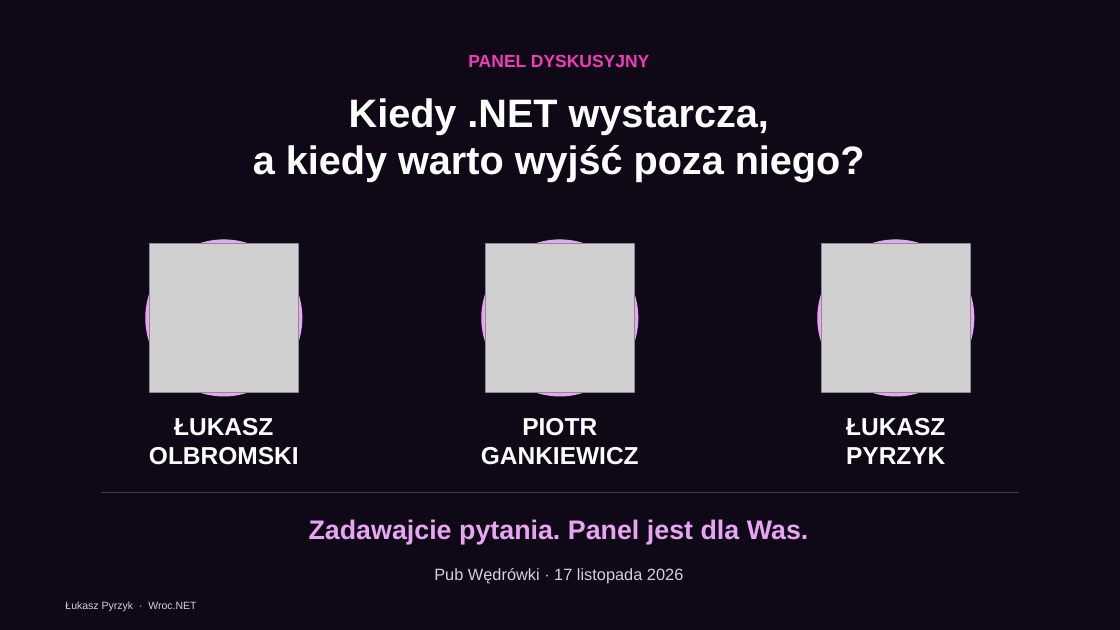
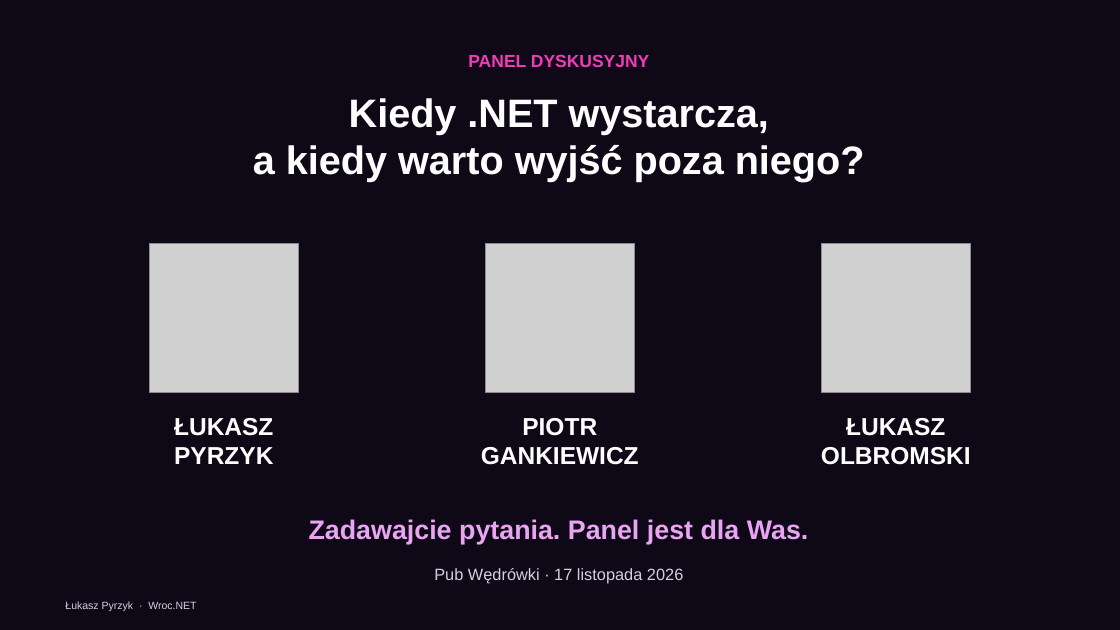
Before and after one commit to lukasz-pyrzyk/wrocnet.org, a slide deck: slide 16 of slides/172/2026-11-17-172-spotkanie.pptx (slide 15 before the commit). Drawn at 1120x630 pixels with LibreOffice and Linux fonts; fonts in the diff are those of the drawing; grey boxes stand for pictures; background and template pictures are left out. Boxes give left, top, right and bottom in pixels: in the first picture for what was removed or moved away, otherwise in the second. Text is boxed around its words. In the diff, an @@ line names an element or a change of style, - is before the commit and + after.

```diff
--- a/slides/172/2026-11-17-172-spotkanie.pptx
+++ b/slides/172/2026-11-17-172-spotkanie.pptx
@@ ellipse removed at [145,239,302,397] @@
@@ ellipse removed at [481,239,639,397] @@
@@ ellipse removed at [818,239,975,397] @@
@@ text "ŁUKASZ": place and size @@
-text "ŁUKASZ" at [846,418,945,464]
+text "ŁUKASZ" at [174,418,273,464]
@@ text "ŁUKASZ": place and size @@
-text "ŁUKASZ" at [149,418,299,465]
+text "ŁUKASZ" at [821,418,971,465]
@@ line removed from (101, 492) to (1019, 492) @@
```
Also in this commit, not shown: 12 other slides changed, 2 slides added, 1 slide removed, 4 other files.
